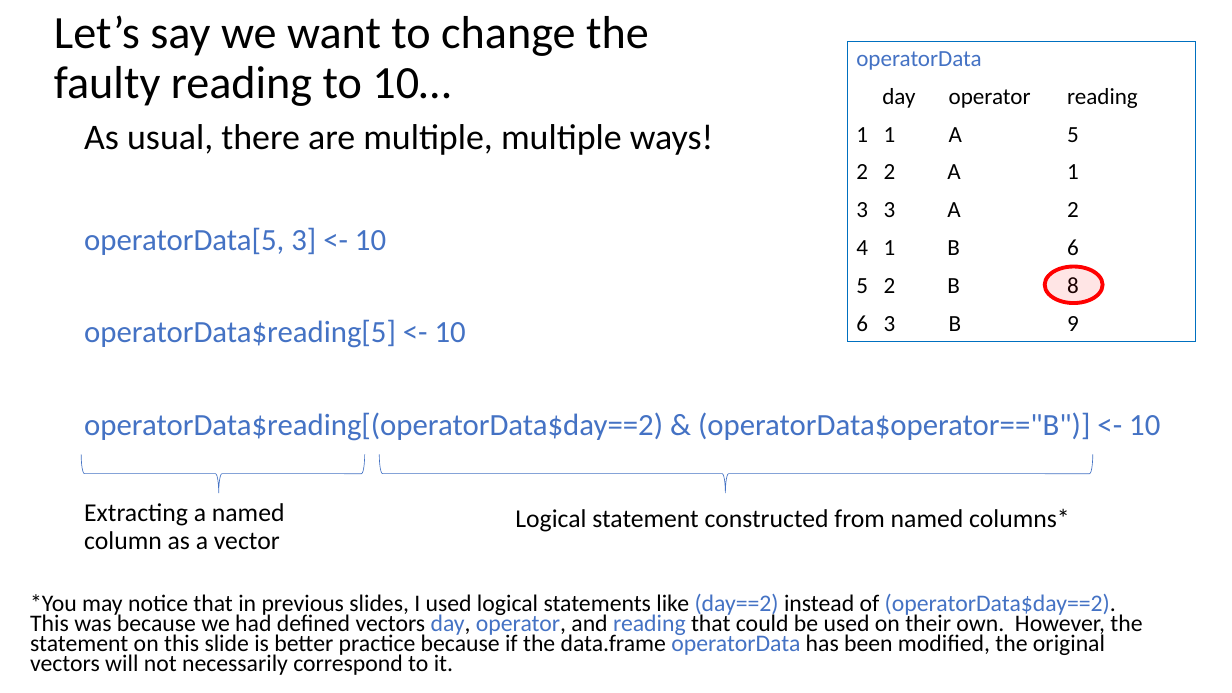
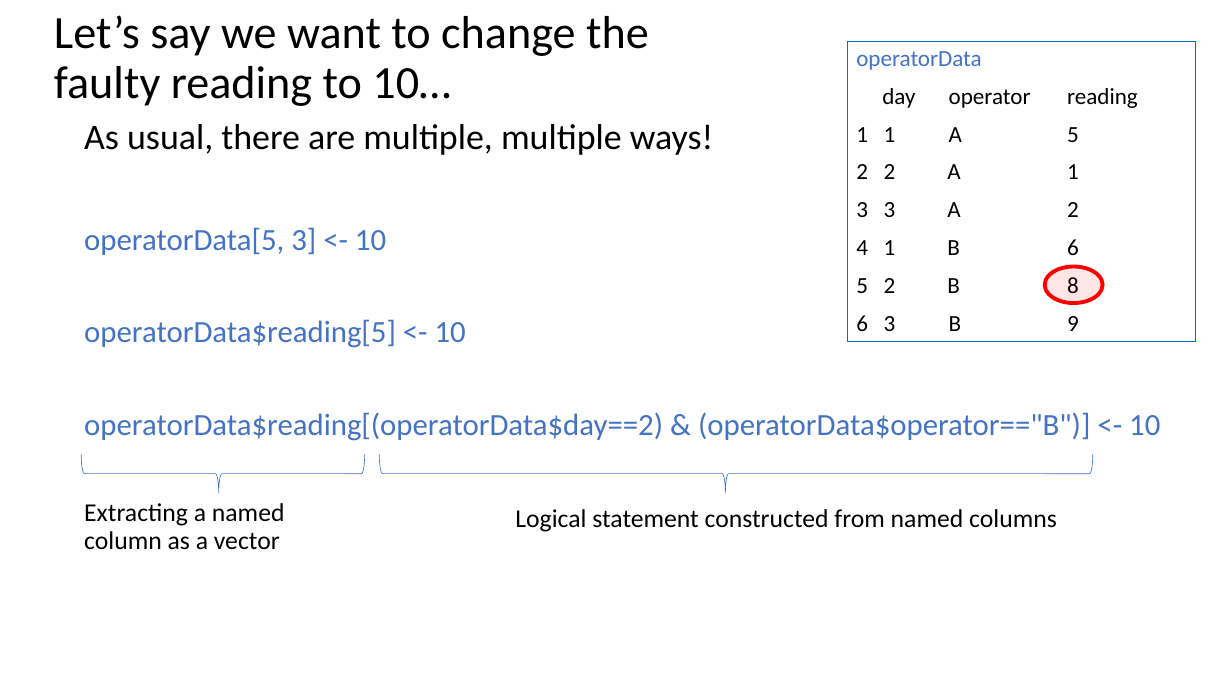
Before and after one commit to justinpriest/ADFG_R_Intro_Workshop, a slide deck: slide 32 of presentations/4 - Programming Basics 2 - Under the Hood.pptx (slide 31 before the commit). Drawn at 1232x693 pixels with LibreOffice and Linux fonts; fonts in the diff are those of the drawing. Boxes give left, top, right and bottom in pixels: in the first picture for what was removed or moved away, otherwise in the second. Text is boxed around its words. In the diff, an @@ line names an element or a change of style, - is before the commit and + after.

```diff
--- a/presentations/4 - Programming Basics 2 - Under the Hood.pptx
+++ b/presentations/4 - Programming Basics 2 - Under the Hood.pptx
@@ text at bbox=[515, 509, 1057, 532]: text changed @@
-Logical statement constructed from named columns*
+Logical statement constructed from named columns
@@ text removed at bbox=[30, 594, 1142, 675] @@
-*You may notice that in previous slides, I used logical statements like (day==2) instead of (operatorData$day==2). This was because we had defined vectors day, operator, and reading that could be used on their own. However, the statement on this slide is better practice because if the data.frame operatorData has been modified, the original vectors will not necessarily correspond to it.
```
Also in this commit, not shown: 16 other slides changed, 2 slides added, 1 slide removed, 4 other files.
